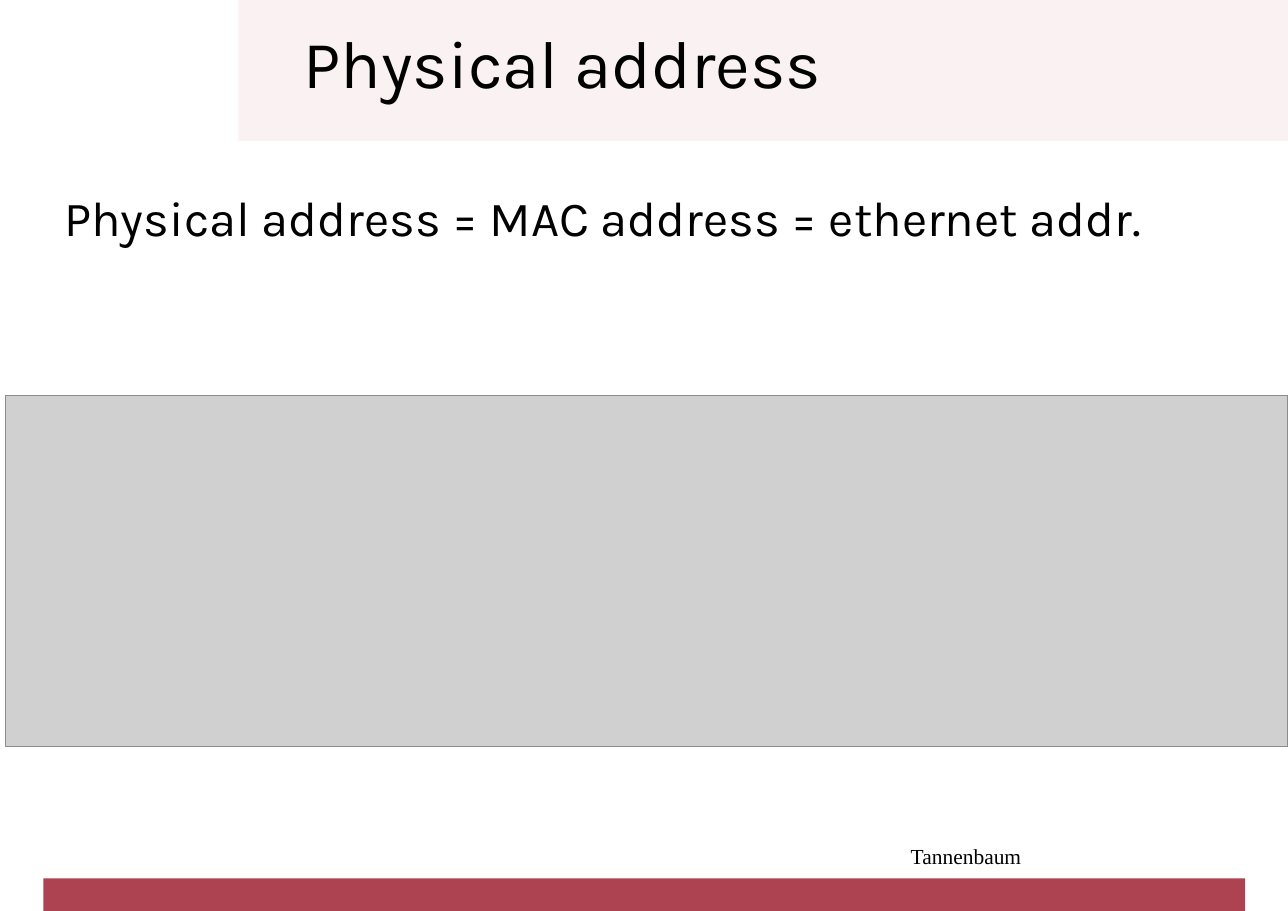
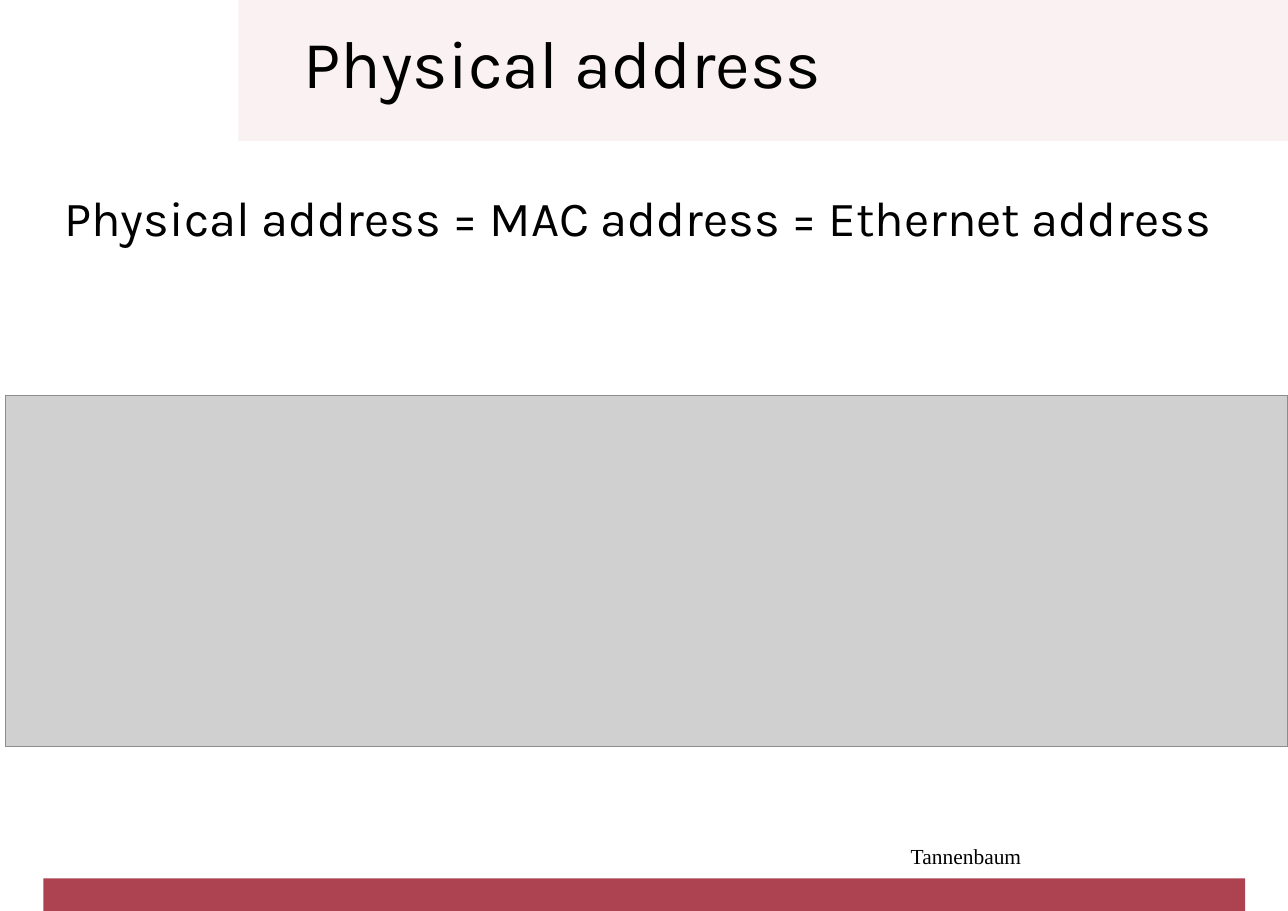
Before and after one commit to cletomartin/redes1, a slide deck: slide 40 of slides/architecture.odp (slide 39 before the commit). Drawn at 1288x911 pixels with LibreOffice and Linux fonts; fonts in the diff are those of the drawing; grey boxes stand for pictures; background and template pictures are left out. Boxes give left, top, right and bottom in pixels: in the first picture for what was removed or moved away, otherwise in the second. Text is boxed around its words. In the diff, an @@ line names an element or a change of style, - is before the commit and + after.

```diff
--- a/slides/architecture.odp
+++ b/slides/architecture.odp
@@ text at bbox=[64, 202, 1211, 248]: text changed @@
-Physical address = MAC address = ethernet addr.
+Physical address = MAC address = Ethernet address
```
Also in this commit, not shown: 9 other slides changed, 1 slide added, 1 other file.
